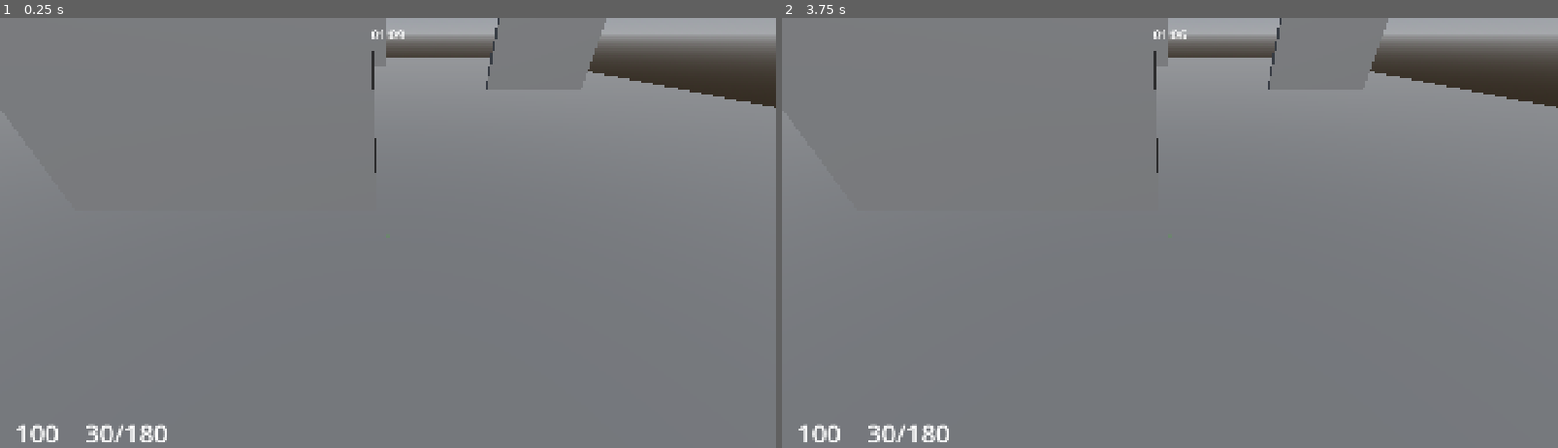
Above: before the commit, frames 1-2 (left to right).
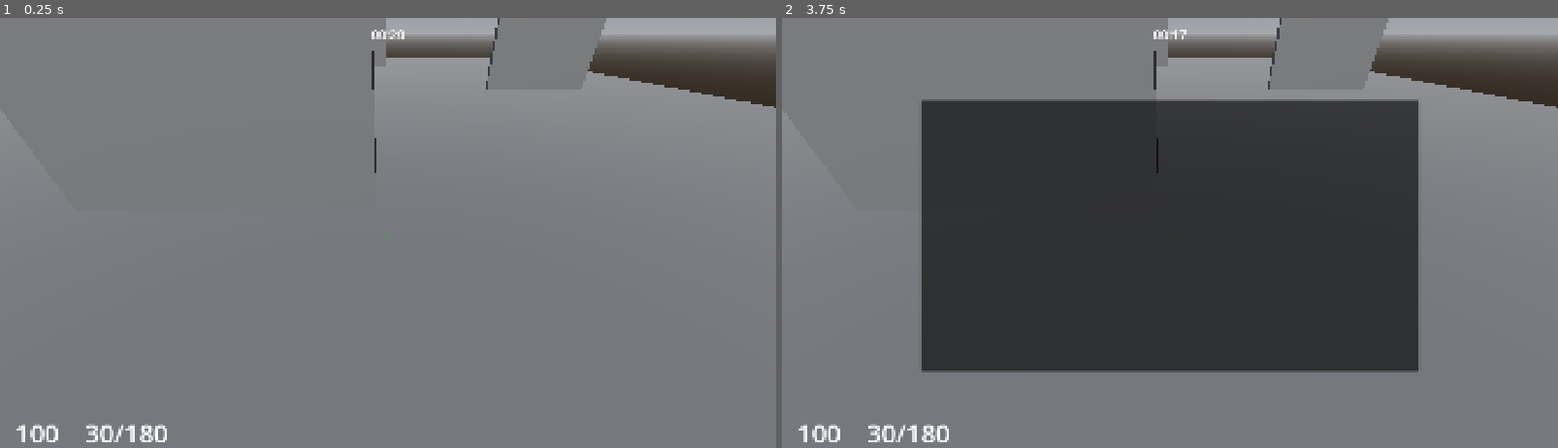
Above: after the commit, the same moments.

Repository: BitsShiftStudios/cat-the-jam
Game: Godot game, scene res://scenes/main.tscn
The game is run twice, just before and just after one commit, with the same random seed, the same clock (stepped at 60 frames per second) and the same inputs.
Inputs (mouse positions are in pixels of both pictures, inside the frame that each line leads up to):
- Up to frame 1 (0.25 s): no input
- Up to frame 2 (3.75 s): tap Enter (ui_accept) at 0.5, 0.77, 1.25, 1.52, 2, 2.75, 3.02, 3.5 s; move the mouse to (1340, 215) at 0.52 s; hold E (leaning_right) 0.53-1.28 s; hold Tab (show_scoreboard, bound only after the commit) 0.53-1.28 s; click (1340, 215) at 0.67 s; move the mouse to (1014, 258) at 1.27 s; hold S (back) 1.28-2.03 s; tap Ctrl (crouch) at 1.35 s; tap Tab (show_scoreboard, bound only after the commit) at 1.55, 2.3, 3.05 s; move the mouse to (1247, 138) at 2.02 s; press the mouse at (1247, 138) at 2.03 s; hold E (leaning_right) 2.03-2.78 s; move the mouse to (1131, 323) at 2.77 s; release the mouse at (1131, 323) at 2.78 s; hold W (forward) 2.78-3.53 s; tap Shift (run) at 2.85 s; click (1131, 323) at 2.92 s; move the mouse to (1402, 301) at 3.52 s; hold Q (leaning_left) from 3.53 s (still down); hold Tab (show_scoreboard, bound only after the commit) from 3.53 s (still down)

The runs differ from the first frame. In frame 1, less than 0.1% of the frame differs, in the area x 48-52%, y 2-5%; in frame 2, 41%, in the area x 18-82%, y 2-83%.

Commit message:
Skor tablosunu bağla, Tab düğmesine ata

Diff:
--- a/project.godot
+++ b/project.godot
@@ -26,6 +26,7 @@
 [global_group]
 
 spawn_containers=""
+score_ui=""
 
 [input]
 
@@ -84,6 +85,11 @@
 "events": [Object(InputEventKey,"resource_local_to_scene":false,"resource_name":"","device":-1,"window_id":0,"alt_press …(195 unchanged characters)…
 ]
 }
+show_scoreboard={
+"deadzone": 0.2,
+"events": [Object(InputEventKey,"resource_local_to_scene":false,"resource_name":"","device":-1,"window_id":0,"alt_pressed":false,"shift_pressed":false,"ctrl_pressed":false,"meta_pressed":false,"pressed":false,"keycode":0,"physical_keycode":4194306,"key_label":0,"unicode":0,"location":0,"echo":false,"script":null)
+]
+}
 
 [physics]
 
--- a/scenes/GameUI.tscn
+++ b/scenes/GameUI.tscn
@@ -1,6 +1,7 @@
 [gd_scene format=3 uid="uid://duqrl1qp4k6im"]
 
 [ext_resource type="Script" uid="uid://dc2k03er8w4k0" path="res://scripts/GameUI.gd" id="1_jkspe"]
+[ext_resource type="Script" uid="uid://bkjp4e3qau3e2" path="res://scripts/ScoreboardPanel.gd" id="2_1twlr"]
 
 [sub_resource type="LabelSettings" id="LabelSettings_2n352"]
 font_size = 24
@@ -80,3 +81,20 @@
 text = "30/180"
 label_settings = SubResource("LabelSettings_1twlr")
 horizontal_alignment = 1
+
+[node name="ScoreboardPanel" type="PanelContainer" parent="Control" unique_id=325417023 groups=["score_ui"]]
+self_modulate = Color(0, 0, 0, 1)
+layout_mode = 1
+anchors_preset = 15
+anchor_right = 1.0
+anchor_bottom = 1.0
+offset_left = 343.0
+offset_top = 204.0
+offset_right = -343.0
+offset_bottom = -204.0
+grow_horizontal = 2
+grow_vertical = 2
+script = ExtResource("2_1twlr")
+
+[node name="RowsContainer" type="VBoxContainer" parent="Control/ScoreboardPanel" unique_id=1988332576]
+layout_mode = 2
--- a/scenes/main.tscn
+++ b/scenes/main.tscn
@@ -48,7 +48,7 @@
 [node name="Timer" type="Timer" parent="." unique_id=345636905]
 autostart = true
 script = ExtResource("4_jyhfs")
-default_match_time = 69
+default_match_time = 20
 
 [node name="GameUI" parent="." unique_id=2105203079 instance=ExtResource("5_tbgi4")]
 
--- /dev/null
+++ b/scripts/ScoreboardPanel.gd
@@ -0,0 +1,24 @@
+extends PanelContainer
+
+@onready var rows_container = $RowsContainer
+
+func _ready() -> void:
+	hide()
+
+func _process(_delta: float) -> void:
+	if Input.is_action_pressed("show_scoreboard"):
+		show()
+	if Input.is_action_just_released("show_scoreboard"):
+		hide()
+
+func refresh_display(scores: Dictionary):
+	for child in rows_container.get_children():
+		child.queue_free()
+
+	for player_id in scores:
+		var p_data = scores[player_id]
+
+		var row_label = Label.new()
+		row_label.text = "%s   |   Kills: %d   |   Deaths: %d" % [p_data["name"], p_data["kills"], p_data["deaths"]]
+
+		rows_container.add_child(row_label)
--- a/scripts/match_controller.gd
+++ b/scripts/match_controller.gd
@@ -32,8 +32,8 @@
 	if scoreboard_data.has(victim_id):
 		scoreboard_data[victim_id]["deaths"] += 1
 
-	for id in scoreboard_data.keys():
-		print(id, " K-D: ", scoreboard_data[id]["kills"], "-", scoreboard_data[id]["deaths"])
+	#for id in scoreboard_data.keys():
+		#print(id, " K-D: ", scoreboard_data[id]["kills"], "-", scoreboard_data[id]["deaths"])
 
 	_broadcast_scoreboard()
 
Not shown, added: scripts/ScoreboardPanel.gd.uid
